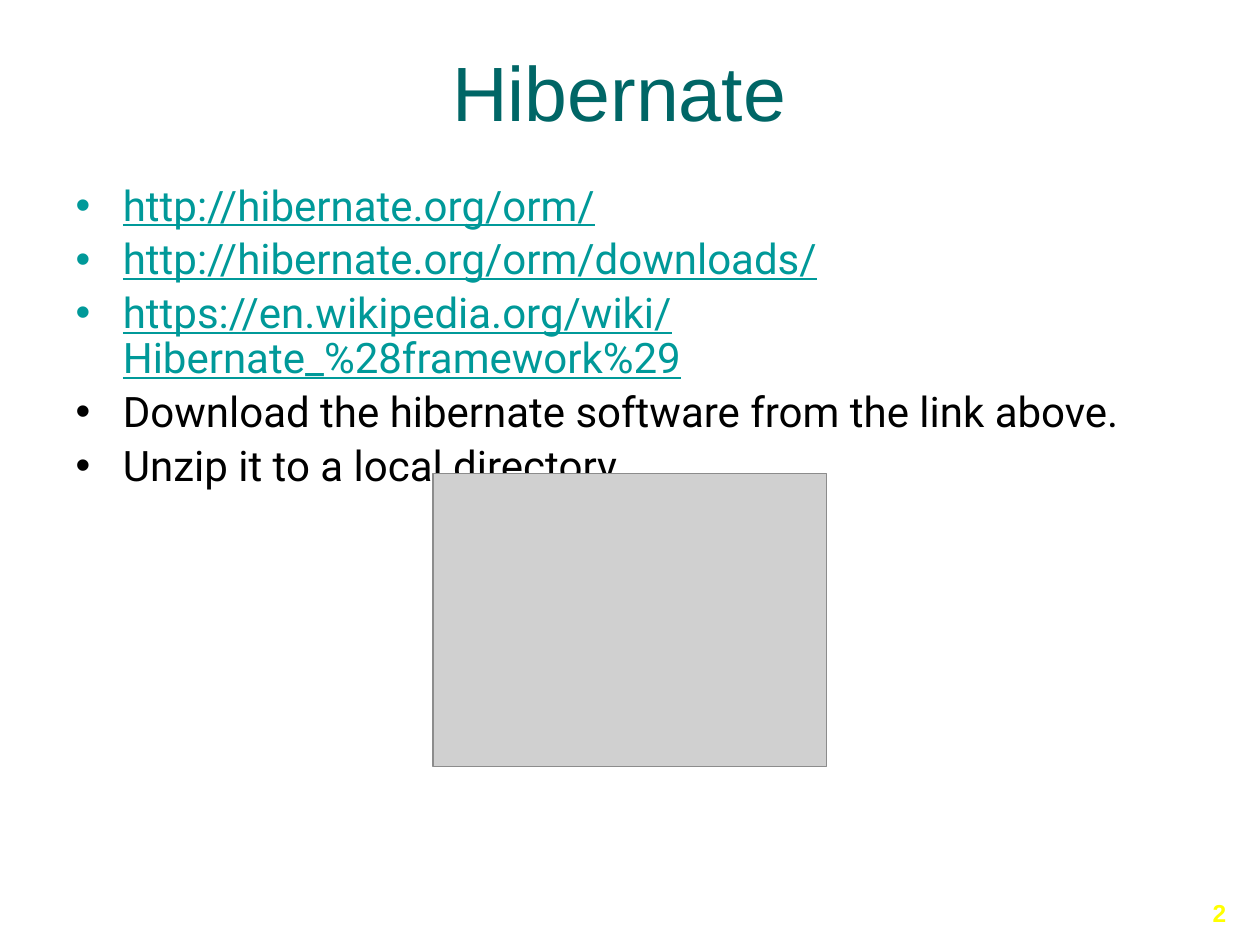
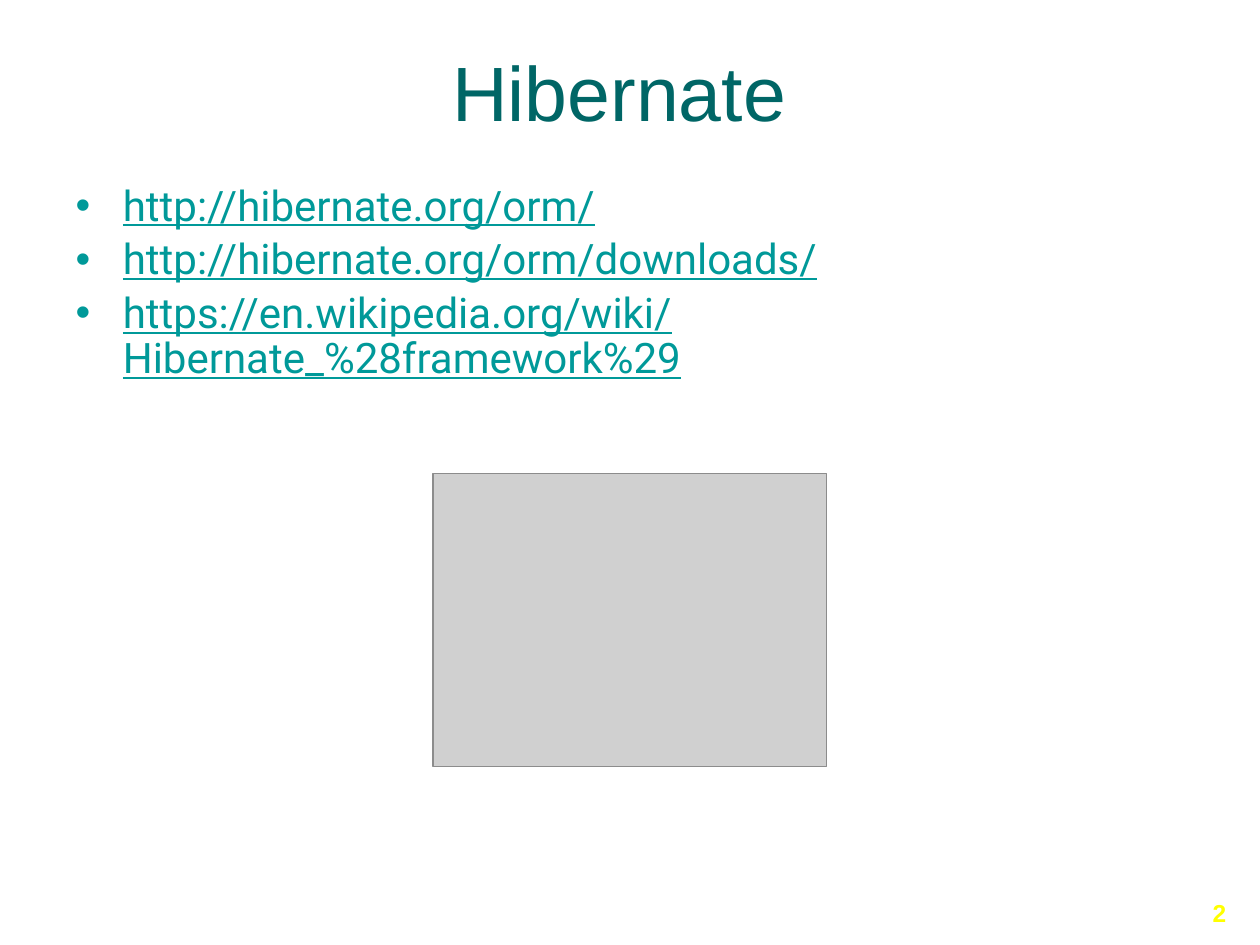
Before and after one commit to Ansilacerda/CIT360-Portfolio, a slide deck: slide 2 of Presentations/Hibernate/Hibernate-Part-2.pptx. Drawn at 1260x945 pixels with LibreOffice and Linux fonts; fonts in the diff are those of the drawing; grey boxes stand for pictures; background and template pictures are left out. Boxes give left, top, right and bottom in pixels: in the first picture for what was removed or moved away, otherwise in the second. Text is boxed around its words. In the diff, an @@ line names an element or a change of style, - is before the commit and + after.

```diff
--- a/Presentations/Hibernate/Hibernate-Part-2.pptx
+++ b/Presentations/Hibernate/Hibernate-Part-2.pptx
@@ text at (123, 395, 1118, 491): paragraphs removed @@
-• Download the hibernate software from the link above.
-• Unzip it to a local directory
```
Also in this commit, not shown: 1 other slide changed, 2 slides added.
